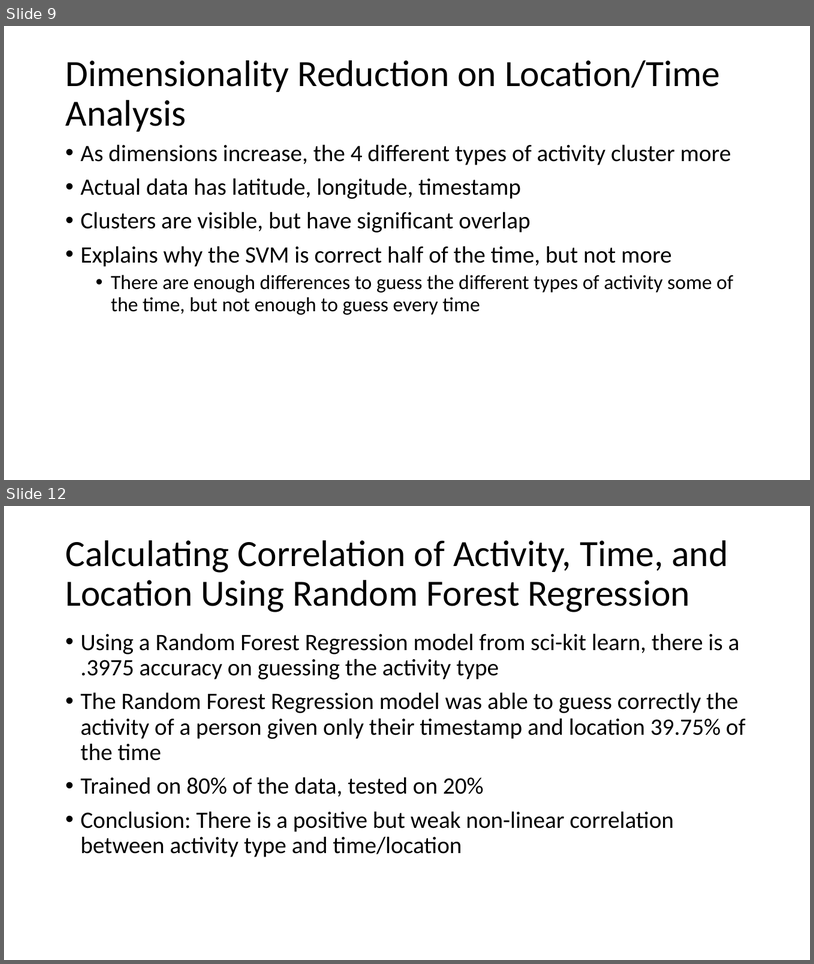
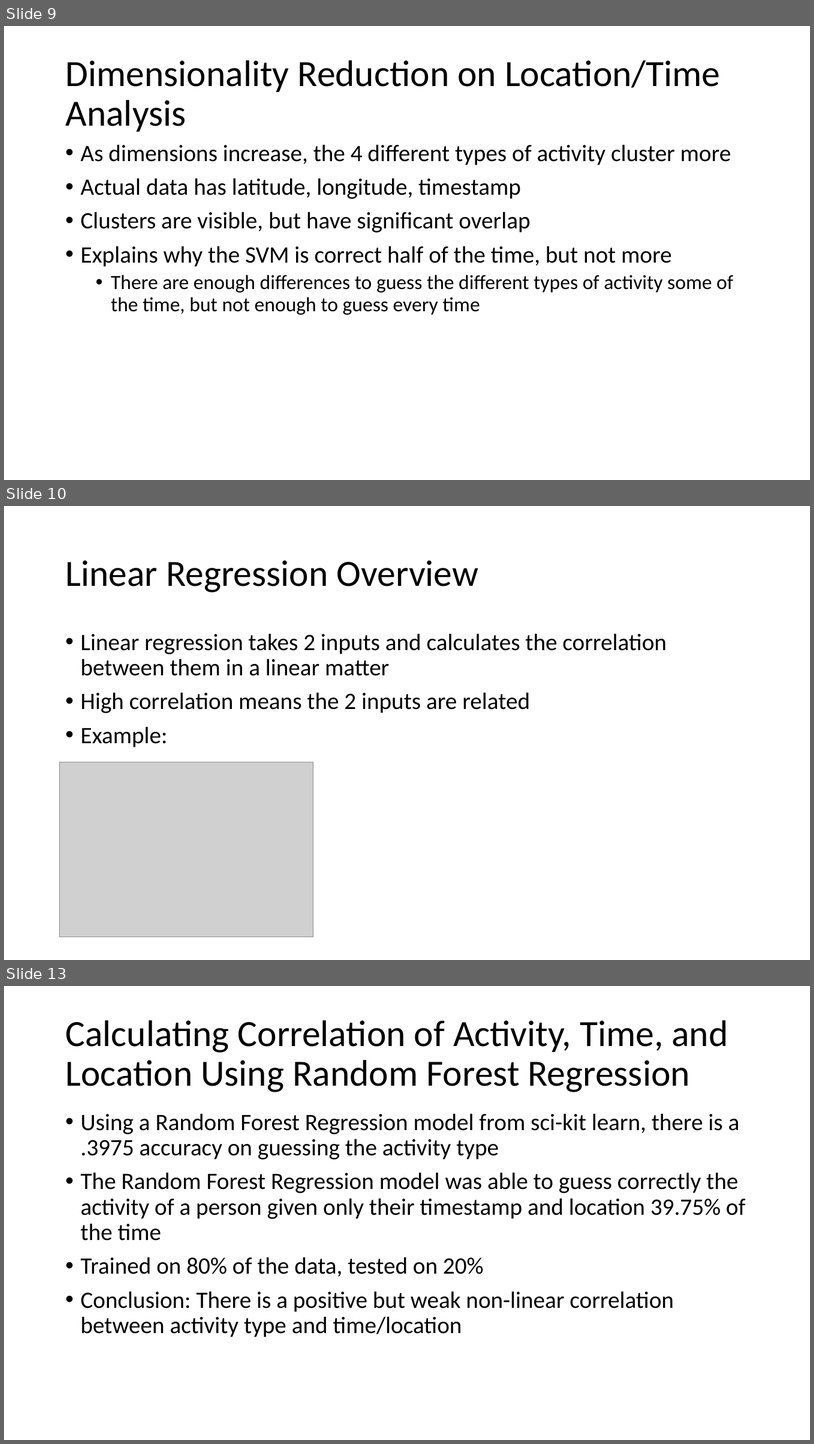
Before and after one commit to ian-mcnichols/CS_480, a slide deck: 480_HW1.pptx. Shown one above the other, each under a label of ours: slides 9 and 12 before the commit, slides 9, 10 and 13 after it; the slides between them are not shown. The pictures are 814x964 and 814x1444 pixels, drawn with LibreOffice and Linux fonts; fonts in the diff are those of the drawing; grey boxes stand for pictures. Boxes give left, top, right and bottom in pixels: in the first picture for what was removed or moved away, otherwise in the second. Text is boxed around its words. In the diff, an @@ line names an element or a change of style, - is before the commit and + after.

```diff
--- a/480_HW1.pptx
+++ b/480_HW1.pptx
@@ slide 10 added at (x1=4, y1=506, x2=810, y2=960), background #FFFFFF @@
@@ title added at (x1=65, y1=560, x2=479, y2=592), 44 pt, text #000000 @@
+Linear Regression Overview
@@ text added at (x1=81, y1=633, x2=667, y2=747), 28 pt, text #000000 @@
+• Linear regression takes 2 inputs and calculates the correlation between them in a linear matter
+• High correlation means the 2 inputs are related
+• Example:
@@ picture added at (x1=60, y1=762, x2=314, y2=937) @@
@@ what was slide 12 is now slide 13 @@
```
Also in this commit, not shown: 1 slide changed, 2 other slides added, 1 slide removed.
